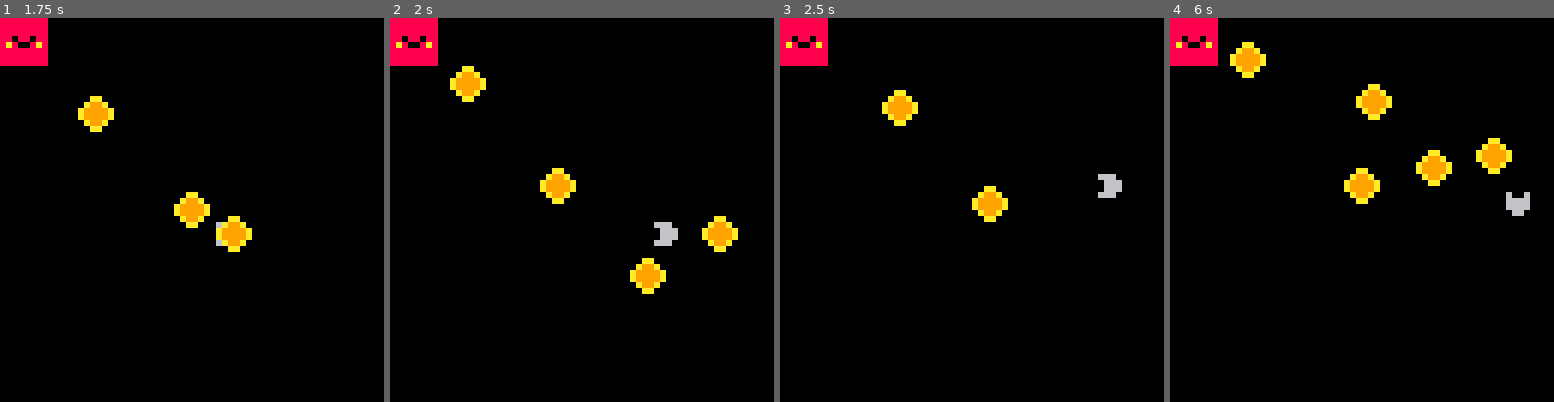
Above: before the commit, frames 1-4 (left to right).
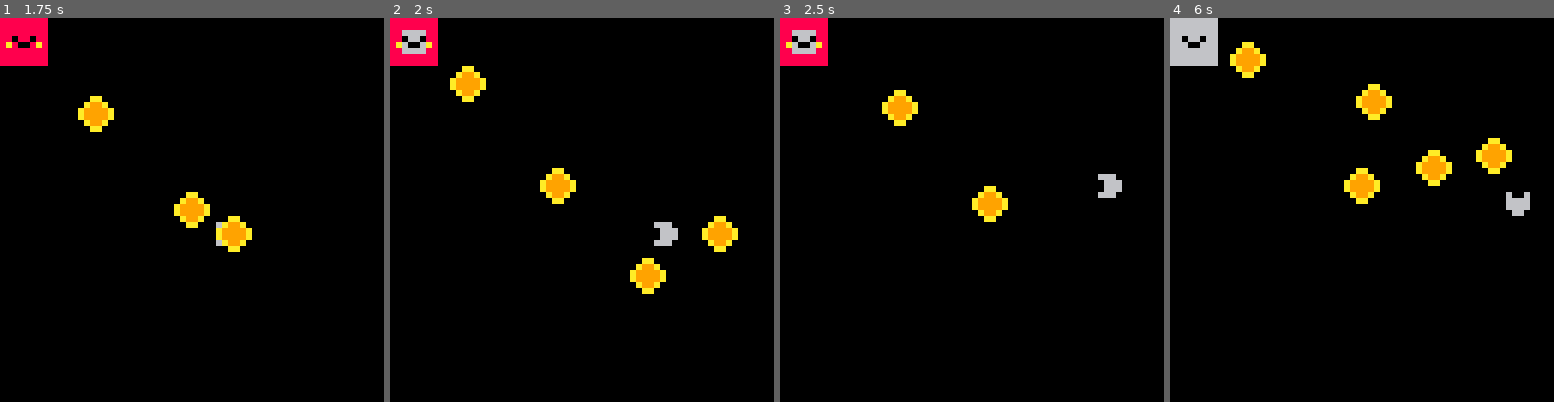
Above: after the commit, the same moments.

Repository: matheusmortatti/LOWREZJAM2020
Game: PICO-8 cartridge template.p8
Two runs of this game, one before a commit and one after it. Both use one fixed random seed, a clock stepped at 60 frames per second and the inputs below.
Inputs:
- Up to frame 1 (1.75 s): tap X (X key) at 0.33, 1.07 s; tap O (Z key) at 0.7, 1.7 s; hold Right from 1.6 s (still down)
- Up to frame 2 (2 s): keep holding Right; tap X (X key) at 1.85 s
- Up to frame 3 (2.5 s): release Right at 2.1 s; tap O (Z key) at 2.1 s; hold Up 2.15-2.42 s; hold Right from 2.47 s (still down)
- Up to frame 4 (6 s): tap O (Z key) every 0.4 s from 2.5 to 5.7 s; tap X (X key) at 2.97, 4.08, 5.2 s; release Right at 3.03 s; hold Left 3.08-3.58 s; hold Down 3.63-3.97 s; hold Right 4.02-4.68 s; hold Up 4.73-5.03 s; hold Left 5.08-5.68 s; hold Down from 5.73 s (still down)

Frame 1 is identical in both runs. In frame 2, 0.3% of the frame differs, in the area x 3-10%, y 3-10%; in frame 3, 0.3%; in frame 4, 1.5%, in the area x 0-13%, y 0-13%.

Commit message:
Transform npc with time

Diff:
--- a/template.p8
+++ b/template.p8
@@ -730,35 +730,39 @@
 })
 
 function turnable:render()
-    rspr(8*self.sprite,
-    	self.sprite/16,
-    	self.pos.x, self.pos.y,
-    	self.a/360, 1)
-end
-
-function rspr(sx,sy,x,y,a,w)
-    local ca,sa=cos(a),sin(a)
-    local srcx,srcy
-    local ddx0,ddy0=ca,sa
-    local mask=shl(0xfff8,(w-1))
-    w*=4
-    ca*=w-0.5
-    sa*=w-0.5
-    local dx0,dy0=sa-ca+w,-ca-sa+w
-    w=2*w-1
-    for ix=0,w do
-        srcx,srcy=dx0,dy0
-        for iy=0,w do
-            if band(bor(srcx,srcy),mask)==0 then
-                local c=sget(sx+srcx,sy+srcy)
-                pset(x+ix,y+iy,c)
-            end
-            srcx-=ddy0
-            srcy+=ddx0
-        end
-        dx0+=ddx0
-        dy0+=ddy0
-    end
+		renderrot(self.sprite, self.pos, self.a)
+end
+
+function renderrot(sprite, pos, a, ignored)
+  rspr(8*sprite,
+  	sprite/16,
+  	pos.x, pos.y,
+  	a/360, 1, ignored)
+end
+
+function rspr(sx,sy,x,y,a,w,ignored)
+  local ca,sa=cos(a),sin(a)
+  local srcx,srcy
+  local ddx0,ddy0=ca,sa
+  local mask=shl(0xfff8,(w-1))
+  w*=4
+  ca*=w-0.5
+  sa*=w-0.5
+  local dx0,dy0=sa-ca+w,-ca-sa+w
+  w=2*w-1
+  for ix=0,w do
+      srcx,srcy=dx0,dy0
+      for iy=0,w do
+          if band(bor(srcx,srcy),mask)==0 then
+              local c=sget(sx+srcx,sy+srcy)
+              if (c ~= ignored)	pset(x+ix,y+iy,c)
+          end
+          srcx-=ddy0
+          srcy+=ddx0
+      end
+      dx0+=ddx0
+      dy0+=ddy0
+  end
 end
 
 
@@ -866,7 +870,11 @@
     sprite=4,
     vel=v(0,0),
     t=0,
+    lastshot=0,
     player=nil,
+
+    sprchange={5,6,7},
+    changetime=180,
 
     tags={"npc"},
     collides_with={"player"}
@@ -878,13 +886,21 @@
 
 -- This update function will always get called
 function npc:update()
-
+end
+
+function npc:render()
+		renderrot(self.sprite, self.pos, self.a)
+		currchange=self.sprchange[flr(#self.sprchange*(
+			min(1, self.t/self.changetime)))]
+		if currchange ~= nil then
+			renderrot(currchange, self.pos, self.a, 0)
+		end
 end
 
 function npc:walking()
-		if self.t > self.reloadtime then
+		if self.t-self.lastshot > self.reloadtime then
 			self:shoot()
-			self.t = 0 -- kinda migue maybe
+			self.lastshot = self.t -- kinda migue maybe
 		end
 end
 
@@ -954,11 +970,11 @@
 	end
 end
 __gfx__
-00000000000000000000000000000000888888880000000000000000000000000000000000000000000000000000000000000000000000000000000000000000
-000000000066660000000000000aa000888888880000000000000000000000000000000000000000000000000000000000000000000000000000000000000000
-00700700060000600066600000a99a00888888880000000000000000000000000000000000000000000000000000000000000000000000000000000000000000
-0007700006c00c60000666000a9999a0880880880000000000000000000000000000000000000000000000000000000000000000000000000000000000000000
-0007700006000060000666000a9999a08a8008a80000000000000000000000000000000000000000000000000000000000000000000000000000000000000000
-00700700060cc0600066600000a99a00888888880000000000000000000000000000000000000000000000000000000000000000000000000000000000000000
-000000000066660000000000000aa000888888880000000000000000000000000000000000000000000000000000000000000000000000000000000000000000
-00000000000000000000000000000000888888880000000000000000000000000000000000000000000000000000000000000000000000000000000000000000
+00000000000000000000000000000000888888880000000000000000666666660000000000000000000000000000000000000000000000000000000000000000
+000000000066660000000000000aa000888888880000000006666660666666660000000000000000000000000000000000000000000000000000000000000000
+00700700060000600066600000a99a00888888880066660006666660666666660000000000000000000000000000000000000000000000000000000000000000
+0007700006c00c60000666000a9999a0880880880006600006066060660660660000000000000000000000000000000000000000000000000000000000000000
+0007700006000060000666000a9999a08a8008a80060060006600660666006660000000000000000000000000000000000000000000000000000000000000000
+00700700060cc0600066600000a99a00888888880066660006666660666666660000000000000000000000000000000000000000000000000000000000000000
+000000000066660000000000000aa000888888880000000006666660666666660000000000000000000000000000000000000000000000000000000000000000
+00000000000000000000000000000000888888880000000000000000666666660000000000000000000000000000000000000000000000000000000000000000
